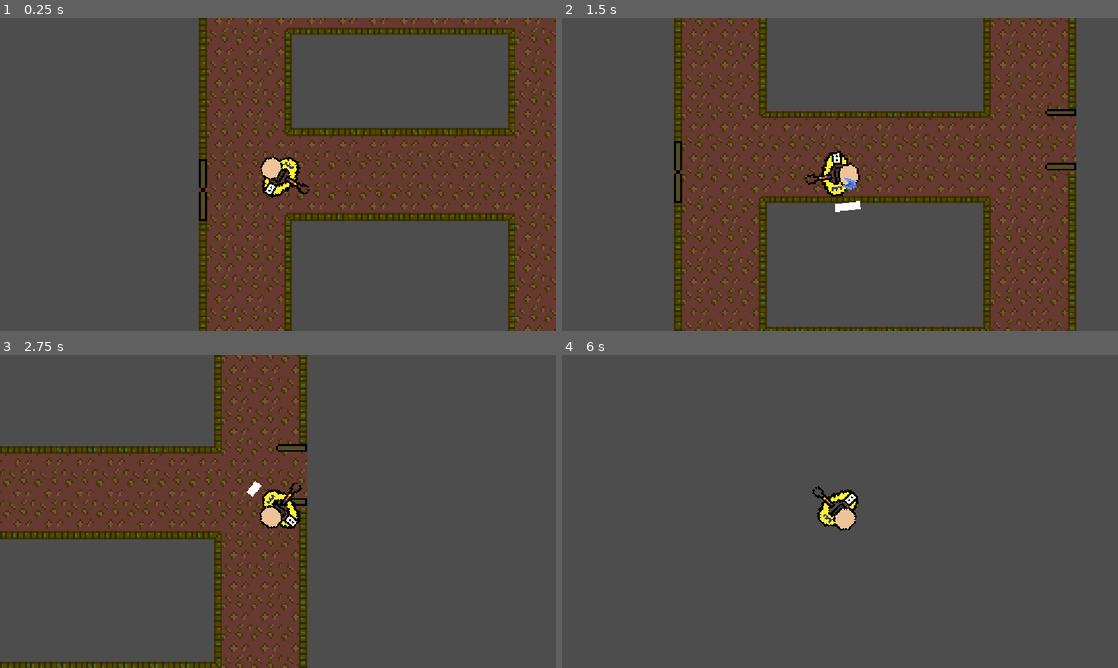
Above: before the commit, frames 1-4 (two rows, left to right).
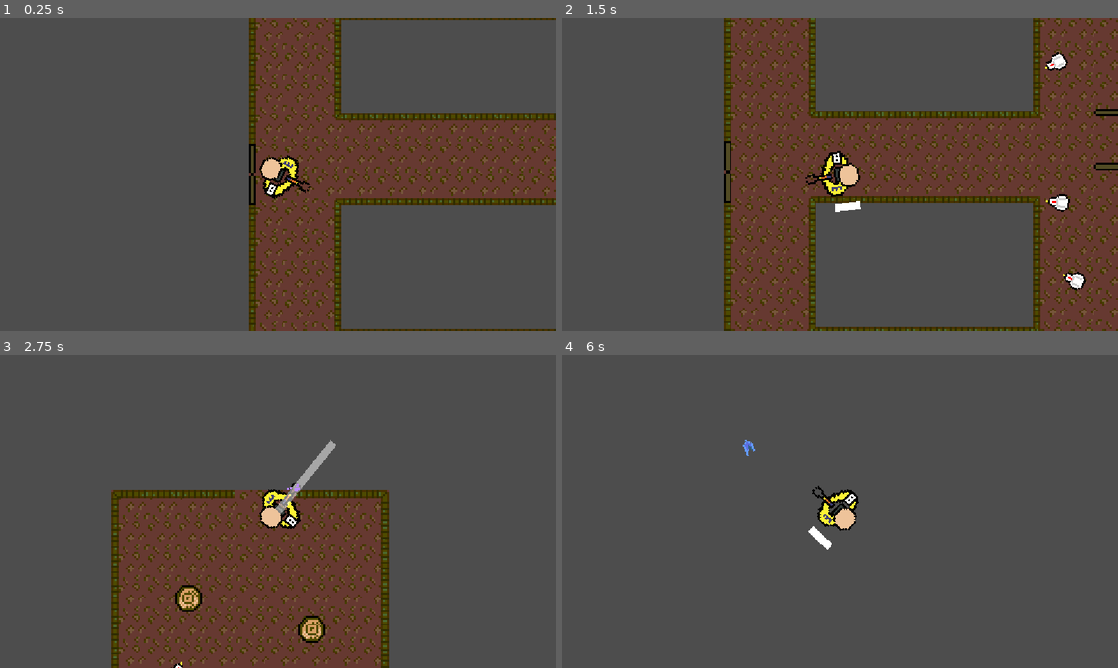
Above: after the commit, the same moments.

Repository: C6-H/BouncyBulletBounce
Game: Godot game, scene res://Scenes/Rooms/hallways.tscn
The game is run twice, just before and just after one commit, with the same random seed, the same clock (stepped at 60 frames per second) and the same inputs. This scene is started directly instead of the project's main scene. Sound files missing from this copy of the repository are replaced by a short silence.
Inputs (mouse positions are in pixels of both pictures, inside the frame that each line leads up to):
- Up to frame 1 (0.25 s): no input
- Up to frame 2 (1.5 s): tap Enter at 0.5 s; move the mouse to (962, 158) at 0.52 s; press the mouse at (962, 158) at 0.53 s; hold D (Right) 0.53-1.28 s; move the mouse to (728, 190) at 1.27 s; release the mouse at (728, 190) at 1.28 s; hold S (Down) from 1.28 s (still down); click (728, 190) at 1.35 s
- Up to frame 3 (2.75 s): move the mouse to (333, 442) at 2.02 s; release S (Down) at 2.03 s; press the mouse at (333, 442) at 2.03 s; hold D (Right) from 2.03 s (still down)
- Up to frame 4 (6 s): move the mouse to (812, 574) at 2.77 s; release D (Right) at 2.78 s; release the mouse at (812, 574) at 2.78 s; hold W (Up) 2.78-3.53 s; click (812, 574) at 2.85 s; move the mouse to (1006, 558) at 3.52 s; press the mouse at (1006, 558) at 3.53 s; hold A (Left) 3.53-5.03 s; tap Space at 4.25 s; move the mouse to (673, 464) at 4.27 s; release the mouse at (673, 464) at 4.28 s; click (673, 464) at 4.35 s; tap Enter at 5 s; move the mouse to (867, 511) at 5.02 s; press the mouse at (867, 511) at 5.03 s; hold S (Down) 5.03-5.78 s; move the mouse to (756, 433) at 5.77 s; release the mouse at (756, 433) at 5.78 s; hold D (Right) from 5.78 s (still down); click (756, 433) at 5.85 s

The runs differ from the first frame. In frame 1, 36% of the frame differs, in the area x 35-100%, y 0-100%; in frame 2, 41%, in the area x 20-100%, y 0-100%; in frame 3, 38%; in frame 4, 0.2%.

Commit message:
wdsf

Diff:
--- a/Scenes/Rooms/hallways.tscn
+++ b/Scenes/Rooms/hallways.tscn
@@ -4,6 +4,7 @@
 [ext_resource type="PackedScene" uid="uid://nb8tcmky3mah" path="res://Scenes/player.tscn" id="2_7wedp"]
 [ext_resource type="PackedScene" uid="uid://dd3ipkork83ik" path="res://Scenes/game_manager.tscn" id="3_f0bfi"]
 [ext_resource type="PackedScene" uid="uid://vor3wx5ra4un" path="res://Scenes/gate.tscn" id="4_l8l1v"]
+[ext_resource type="PackedScene" uid="uid://bivl0byoxfj5b" path="res://Scenes/chicken.tscn" id="5_l8l1v"]
 
 [node name="Hallways" type="Node2D" unique_id=492831470]
 
@@ -17,7 +18,8 @@
 layer_1/tile_data = PackedInt32Array(393209, 65536, 2, 327685, 196608, 2, -589831, 65536, 0, -655355, 196608, 0, -58983 …(1884 unchanged characters)…
 
 [node name="Player" parent="." unique_id=84064236 instance=ExtResource("2_7wedp")]
-position = Vector2(-71, -40)
+unique_name_in_owner = true
+position = Vector2(-97, -32)
 
 [node name="Game manager" parent="." unique_id=312203782 instance=ExtResource("3_f0bfi")]
 
@@ -26,4 +28,30 @@
 position = Vector2(88, -49)
 rotation = 1.5707964
 
+[node name="Chicken" type="Node2D" parent="." unique_id=1784424011]
+
+[node name="Chicken" parent="Chicken" unique_id=1013117429 instance=ExtResource("5_l8l1v")]
+position = Vector2(60, -88)
+
+[node name="Chicken2" parent="Chicken" unique_id=970092485 instance=ExtResource("5_l8l1v")]
+position = Vector2(63, 60)
+
+[node name="Chicken3" parent="Chicken" unique_id=888556344 instance=ExtResource("5_l8l1v")]
+position = Vector2(26, 76)
+
+[node name="Chicken4" parent="Chicken" unique_id=370492080 instance=ExtResource("5_l8l1v")]
+position = Vector2(-46, 72)
+
+[node name="Chicken5" parent="Chicken" unique_id=834539752 instance=ExtResource("5_l8l1v")]
+position = Vector2(61, -16)
+
+[node name="Chicken6" parent="Chicken" unique_id=954678766 instance=ExtResource("5_l8l1v")]
+position = Vector2(69, 24)
+
+[node name="Chicken7" parent="Chicken" unique_id=992012240 instance=ExtResource("5_l8l1v")]
+position = Vector2(67, -140)
+
+[node name="Chicken8" parent="Chicken" unique_id=1644055642 instance=ExtResource("5_l8l1v")]
+position = Vector2(-43, -142)
+
 [connection signal="load_room" from="Gate" to="Game manager" method="_on_exit_load_room"]
